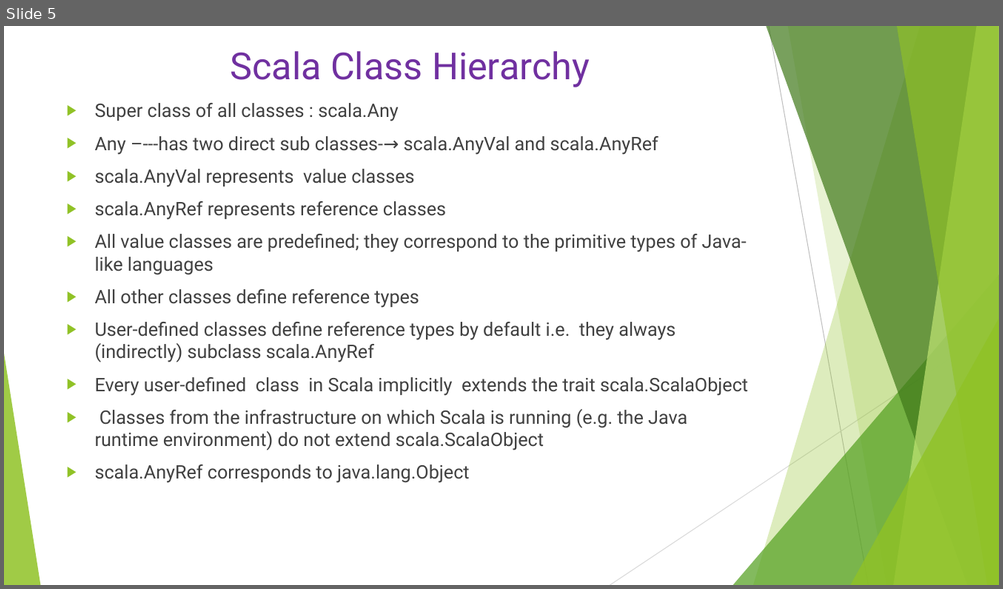
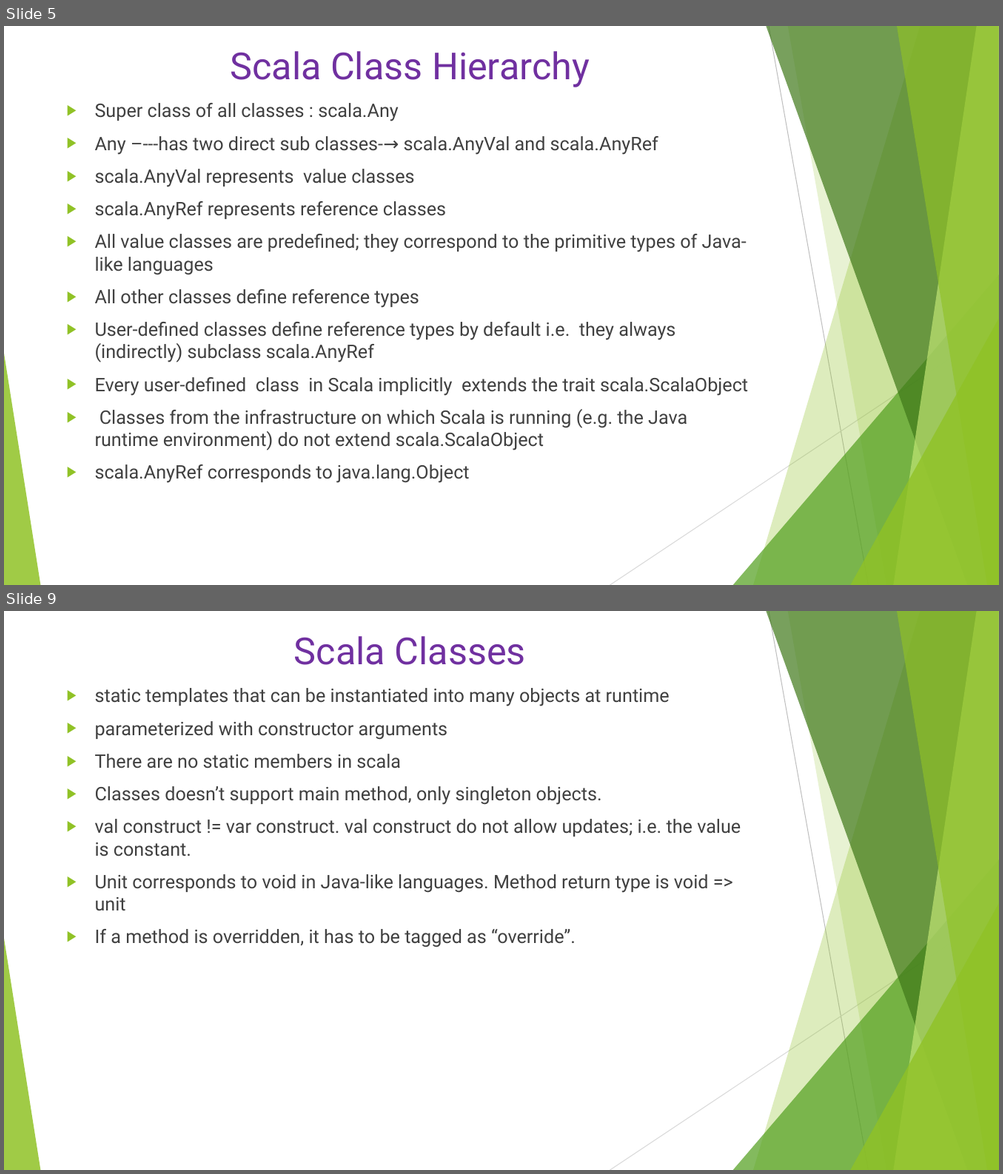
Before and after one commit to Anveshan3175/ScalaTrainingPrep, a slide deck: ScalaRepositary/ScalaTrainingPrep/Scala.pptx. Shown one above the other, each under a label of ours: slide 5 before the commit, slides 5 and 9 after it; the slides between them are not shown. The pictures are 1003x589 and 1003x1174 pixels, drawn with LibreOffice and Linux fonts; fonts in the diff are those of the drawing. Boxes give left, top, right and bottom in pixels: in the first picture for what was removed or moved away, otherwise in the second. Text is boxed around its words. In the diff, an @@ line names an element or a change of style, - is before the commit and + after.

```diff
--- a/ScalaRepositary/ScalaTrainingPrep/Scala.pptx
+++ b/ScalaRepositary/ScalaTrainingPrep/Scala.pptx
@@ slide 9 added at <box>4,611,999,1170</box>, background #FFFFFF; not listed: 10 template elements that a slide beside it also shows @@
@@ title added at <box>294,636,526,665</box>, 36 pt, text #7030A0 @@
+Scala Classes
@@ text added at <box>95,688,740,948</box>, 18 pt, text #404040 @@
+▶ static templates that can be instantiated into many objects at runtime
+▶ parameterized with constructor arguments
+▶ There are no static members in scala
+▶ Classes doesn’t support main method, only singleton objects.
+▶ val construct != var construct. val construct do not allow updates; i.e. the value is constant.
+▶ Unit corresponds to void in Java-like languages. Method return type is void => unit
+▶ If a method is overridden, it has to be tagged as “override”.
```
Also in this commit, not shown: 5 other slides added, 3 other files.
